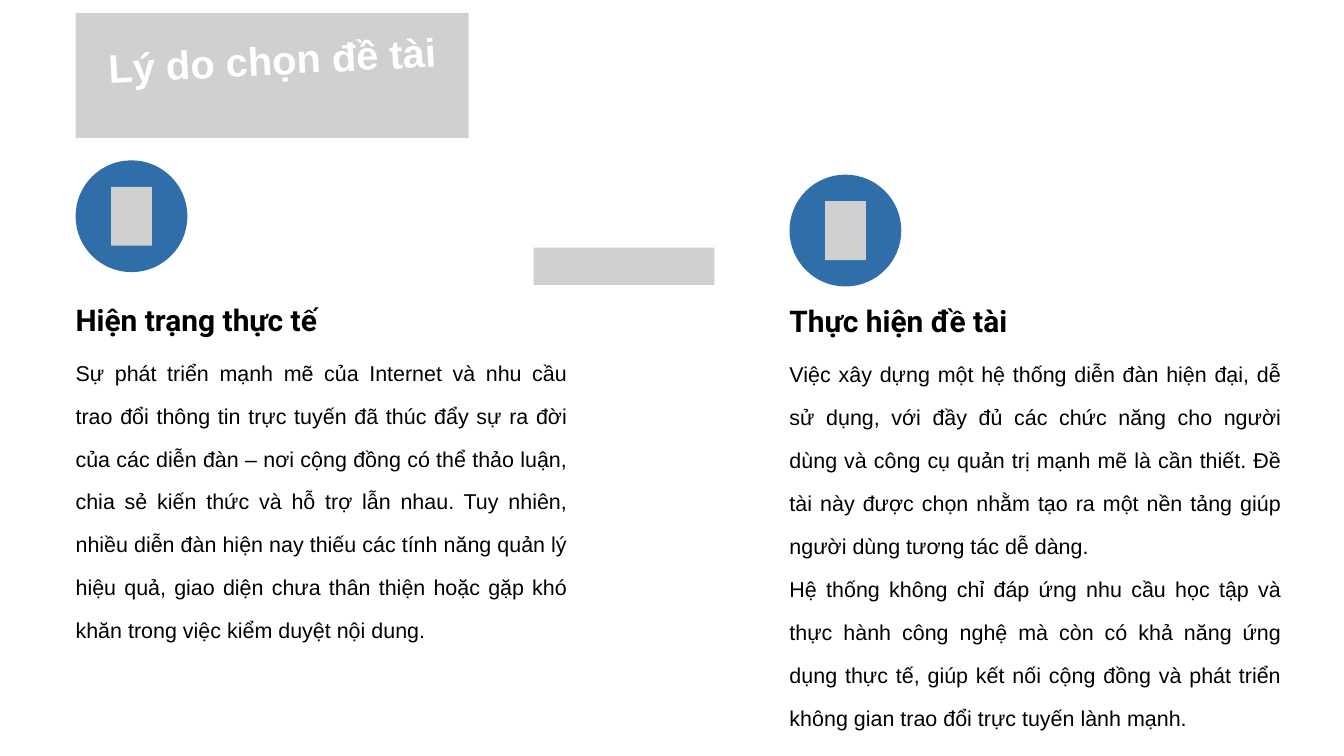
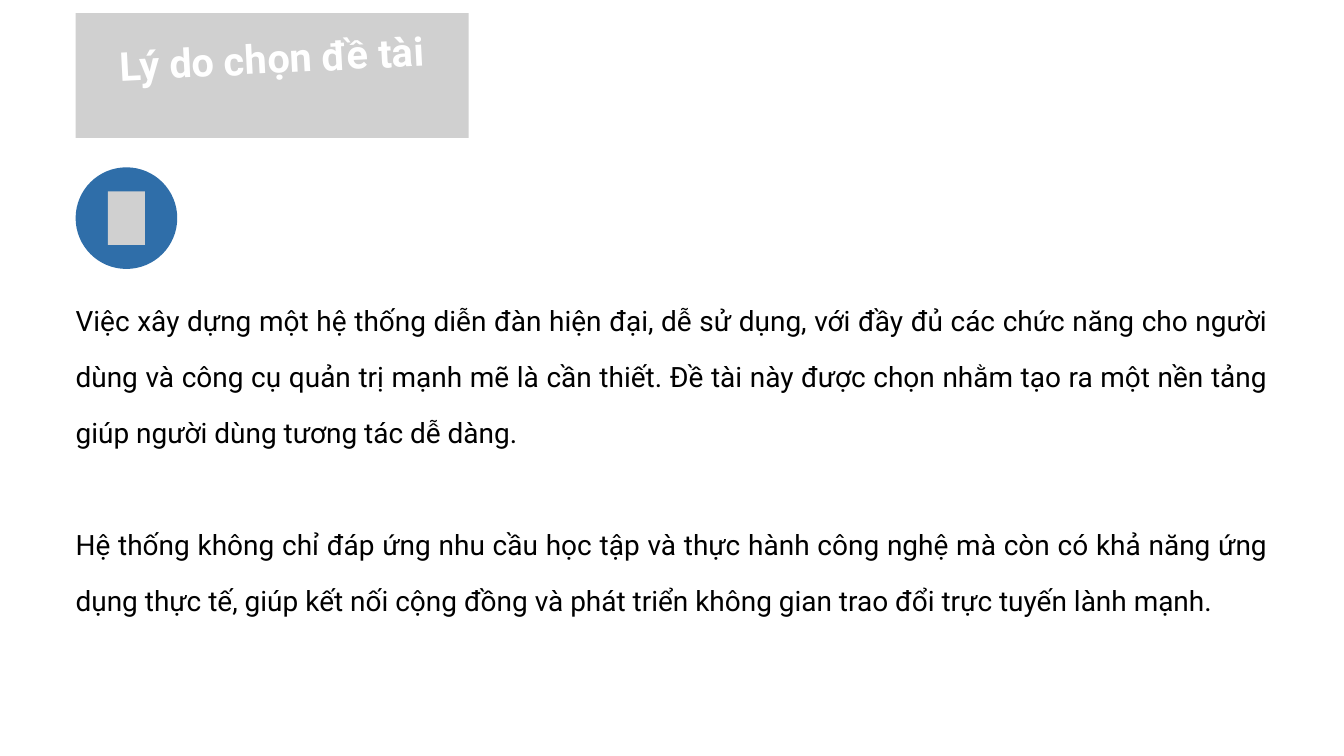
Before and after one commit to URMySunshinee/cn-da21ttc-letructin-forum-laravel, a slide deck: slide 4 of thesis/abs/PPT Báo Cáo CN.pptx. Drawn at 1344x756 pixels with LibreOffice and Linux fonts; fonts in the diff are those of the drawing; grey boxes stand for pictures. Boxes give left, top, right and bottom in pixels: in the first picture for what was removed or moved away, otherwise in the second. Text is boxed around its words. In the diff, an @@ line names an element or a change of style, - is before the commit and + after.

Commit message:
upload lần cuối các file cần thiết

```diff
--- a/thesis/abs/PPT Báo Cáo CN.pptx
+++ b/thesis/abs/PPT Báo Cáo CN.pptx
@@ text "Lý do chọn đề tài" at <box>121,50,160,88</box>: font Arial to Roboto @@
@@ freeform shape: place and size @@
-freeform shape at <box>75,161,187,272</box>
+freeform shape at <box>75,167,177,269</box>
@@ picture: place and size @@
-picture at <box>111,187,152,246</box>
+picture at <box>108,192,145,245</box>
@@ group removed at <box>76,175,1007,643</box>: 3 texts, 2 pictures, 1 freeform shape @@
-Hiện trạng thực tế
-Sự phát triển mạnh mẽ của Internet và nhu cầu trao đổi thông tin trực tuyến đã thúc đẩy sự ra đời của các diễn đàn – nơi cộng đồng có thể thảo luận, chia sẻ kiến thức và hỗ trợ lẫn nhau. Tuy nhiên, nhiều diễn đàn hiện nay thiếu các tính năng quản lý hiệu quả, giao diện chưa thân thiện hoặc gặp khó khăn trong việc kiểm duyệt nội dung.
-Thực hiện đề tài
@@ text "Việc xây dựng một hệ ...": place and size @@
-text "Việc xây dựng một hệ ..." at <box>789,366,1281,731</box>
+text "Việc xây dựng một hệ ..." at <box>76,308,1267,617</box>
@@ text "Việc xây dựng một hệ ..." at <box>76,308,1267,617</box>: size 23 to 30 pt, font Arial to Roboto; line spacing 46pt to 60pt @@
```
Also in this commit, not shown: 9 other slides changed, 4 slides added, 10 slides removed, 2 other files.
